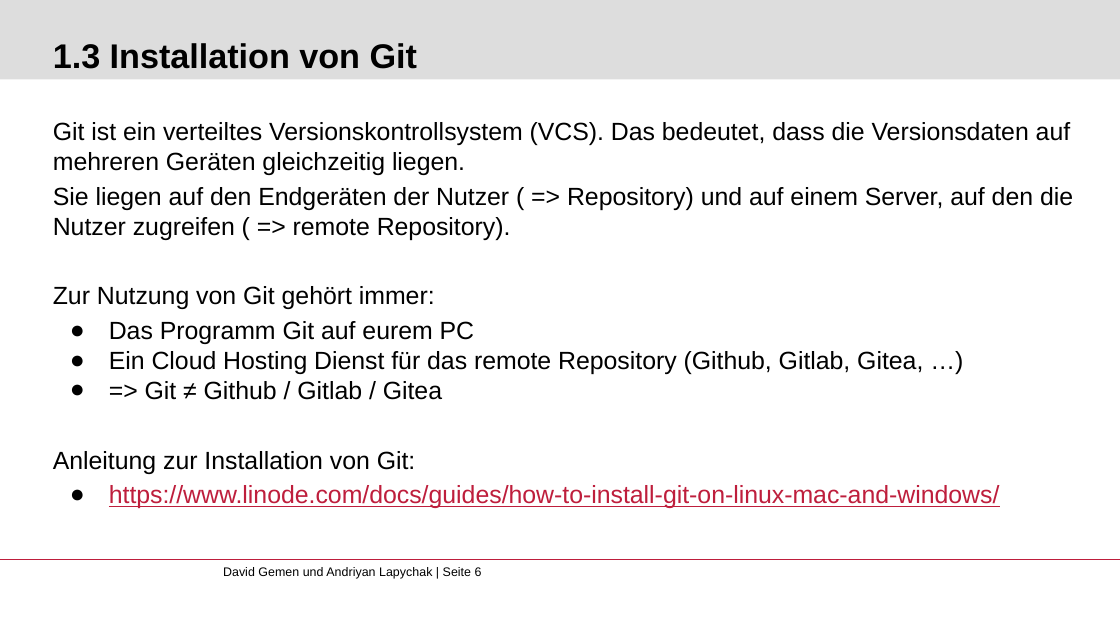
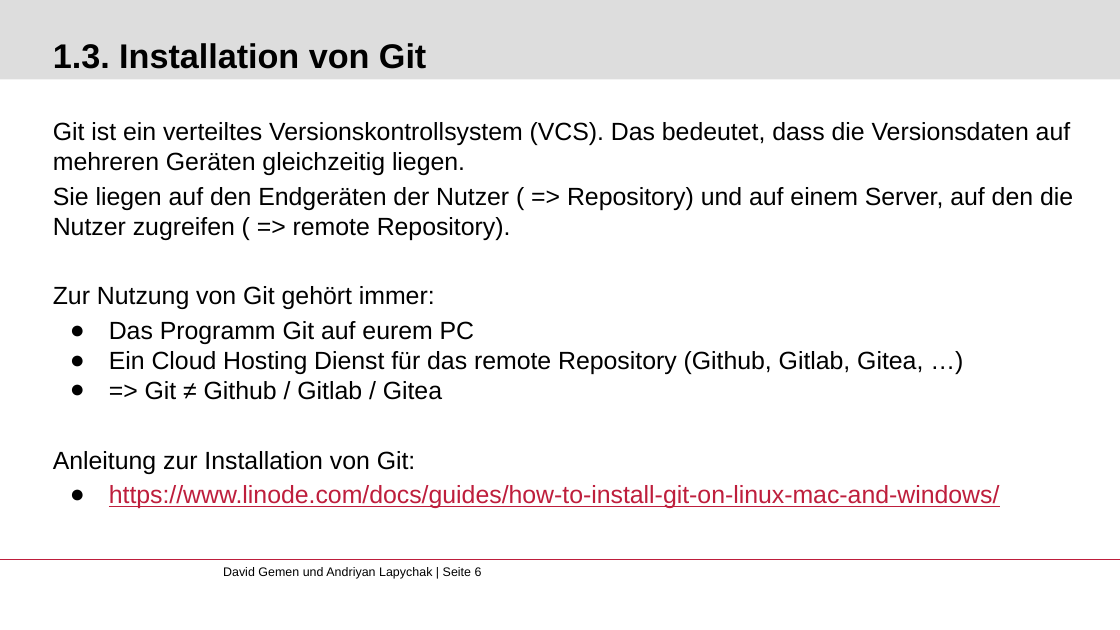
Before and after one commit to gemdav/Programmieren-1-Tutorium, a slide deck: slide 6 of slides/01_installation_introduction.pptx. Drawn at 1120x630 pixels with LibreOffice and Linux fonts; fonts in the diff are those of the drawing; background and template pictures are left out. Boxes give left, top, right and bottom in pixels: in the first picture for what was removed or moved away, otherwise in the second. Text is boxed around its words. In the diff, an @@ line names an element or a change of style, - is before the commit and + after.

```diff
--- a/slides/01_installation_introduction.pptx
+++ b/slides/01_installation_introduction.pptx
@@ title at bbox=[53, 43, 426, 69]: text changed @@
-1.3 Installation von Git
+1.3. Installation von Git
```
Also in this commit, not shown: 7 other slides changed, 1 slide added, 24 other files.
